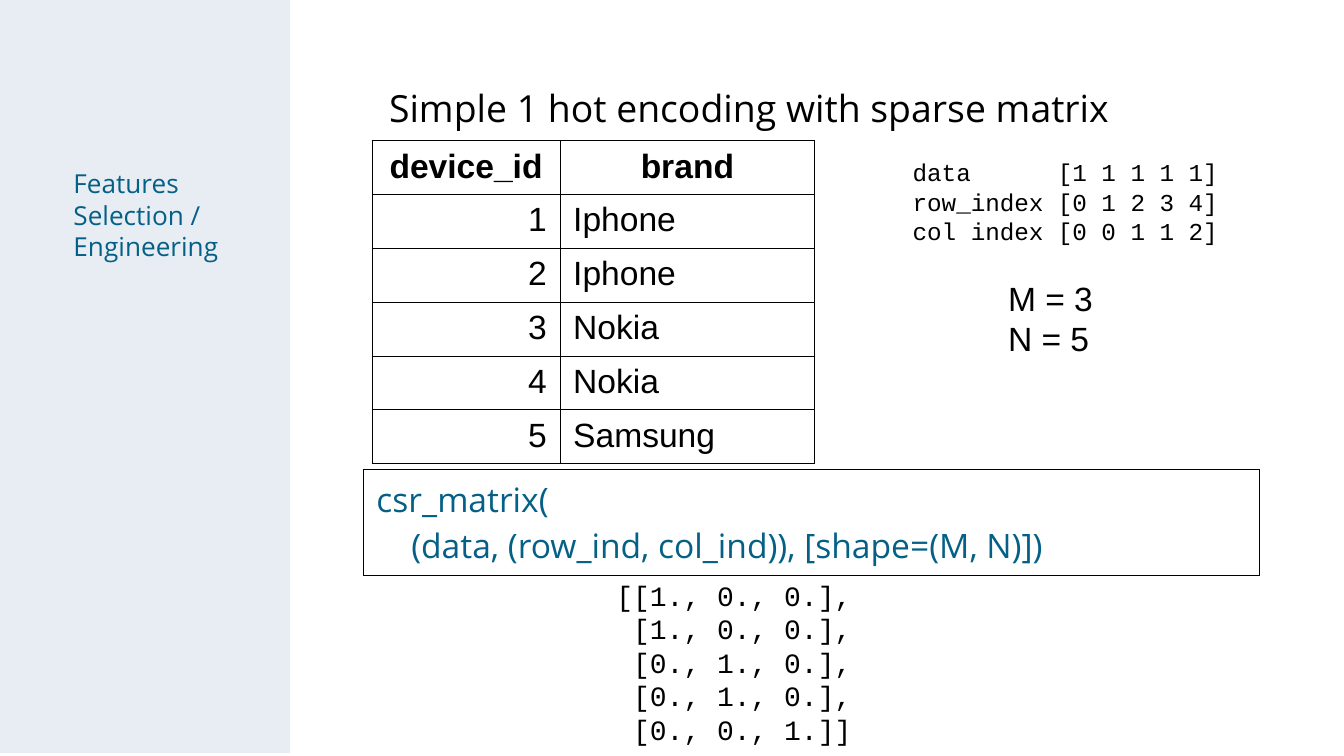
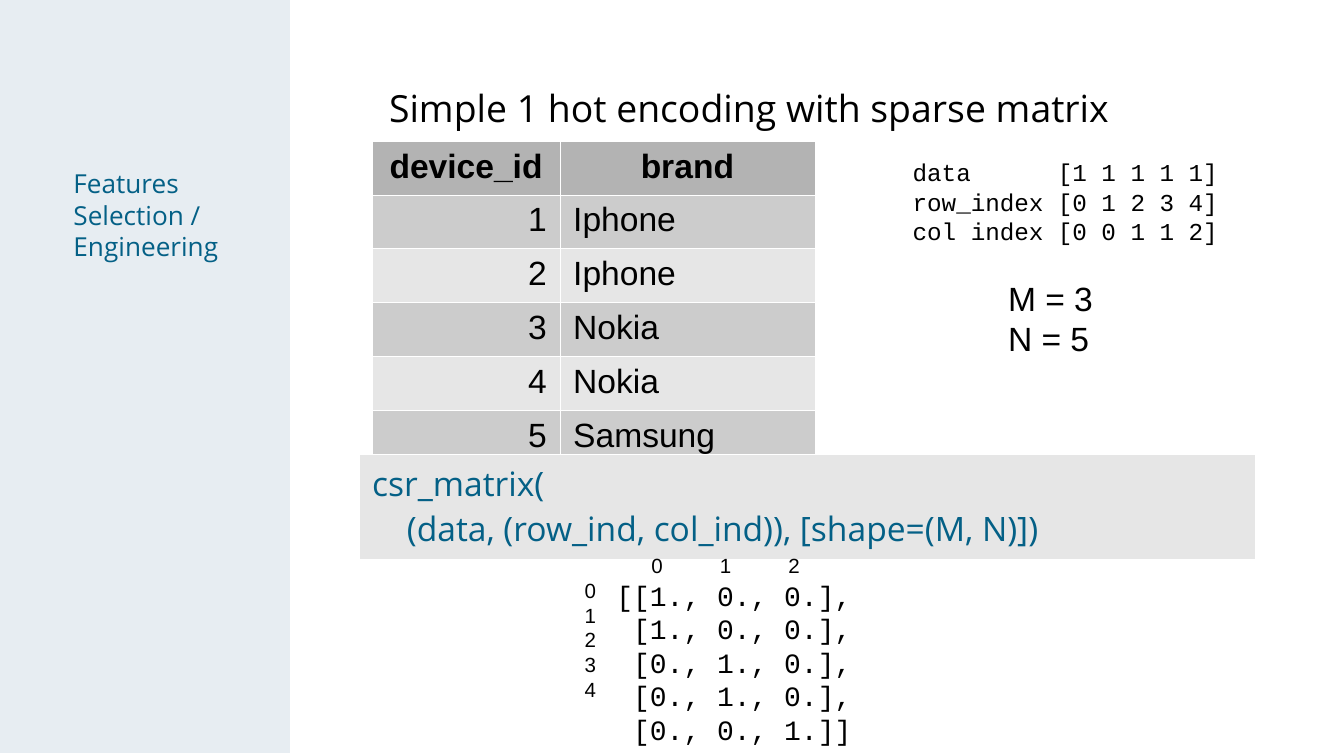
Before and after one commit to chechir/talking_data, a slide deck: slide 7 of brussels/deck_overview_detail.odp. Drawn at 1344x756 pixels with LibreOffice and Linux fonts; fonts in the diff are those of the drawing. Boxes give left, top, right and bottom in pixels: in the first picture for what was removed or moved away, otherwise in the second. Text is boxed around its words. In the diff, an @@ line names an element or a change of style, - is before the commit and + after.

```diff
--- a/brussels/deck_overview_detail.odp
+++ b/brussels/deck_overview_detail.odp
@@ table at (372, 141, 816, 457) @@
@@ fill none to #B3B3B3 in row 1 @@
@@ fill none to #CCCCCC in 6 cells @@
@@ fill none to #E6E6E6 in 4 cells @@
@@ borders changed @@
@@ table at (359, 454, 1255, 553) @@
@@ fill none to #E6E6E6 in row 1, column 1 @@
@@ borders changed @@
@@ table: place and size @@
-table at (363, 470, 1259, 570)
+table at (359, 454, 1255, 553)
@@ text added at (651, 558, 799, 573), 11 pt, text #000000 @@
+0 1 2
@@ text added at (585, 583, 596, 697), 11 pt, text #000000 @@
+0
+1
+2
+3
+4
```
Also in this commit, not shown: 5 other slides changed.
